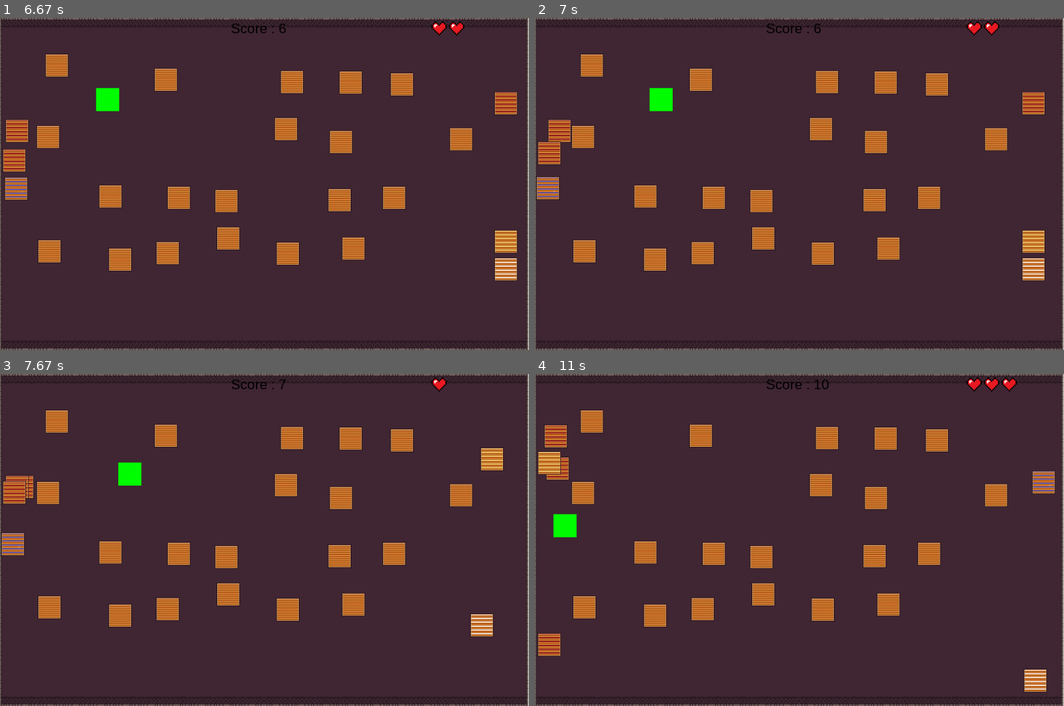
Above: before the commit, frames 1-4 (two rows, left to right).
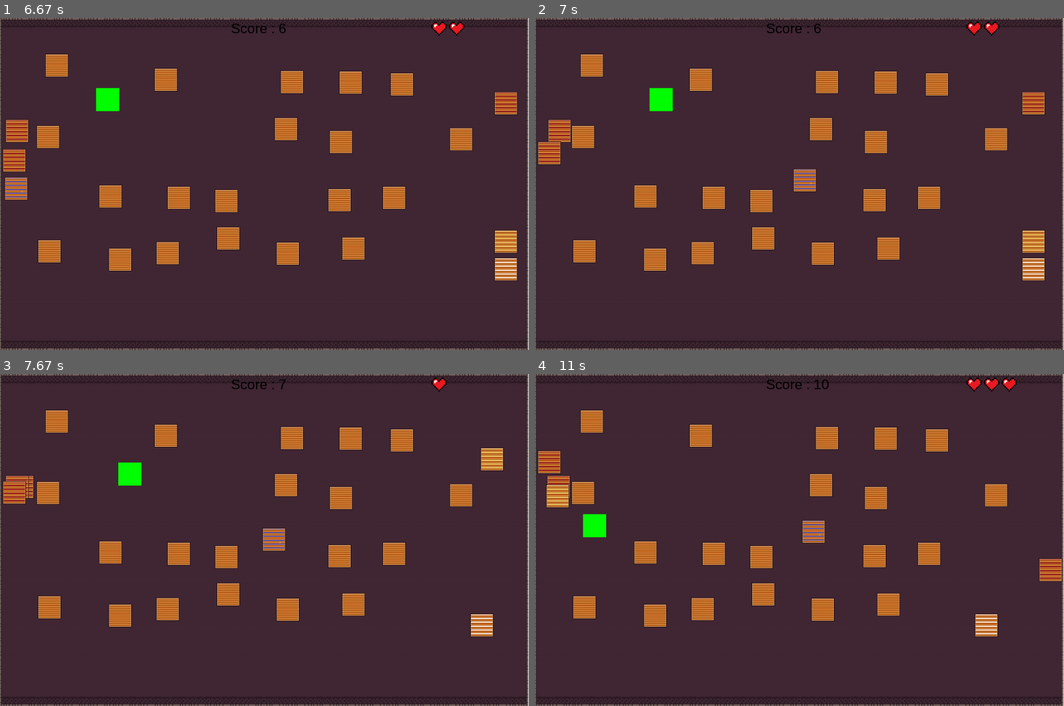
Above: after the commit, the same moments.

Repository: matthieurobert/Projet-ISN
Game: pygame game, started from test_bot.py
The game is run twice, just before and just after one commit, with the same random seed, the same clock (stepped at 60 frames per second) and the same inputs.
Inputs (mouse positions are in pixels of both pictures, inside the frame that each line leads up to):
- Up to frame 1 (6.67 s): click (253, 197) at 0.38 s; tap Enter at 0.67 s; tap A at 1 s; hold Up 1.33-1.8 s; hold W 1.33-1.8 s; hold Right 1.88-2.52 s; hold D 1.88-2.52 s; hold Down 2.55-2.92 s; hold S 2.55-2.92 s; hold Left 2.95-3.42 s; hold A 2.95-3.42 s; tap V at 3.1, 4.43, 5.83 s; hold Right 3.45-3.92 s; hold D 3.45-3.92 s; hold Up 3.95-4.25 s; hold W 3.95-4.25 s; hold Right 4.28-4.75 s; hold D 4.28-4.75 s; hold Left 4.78-5.32 s; hold A 4.78-5.32 s; hold Down 5.35-5.65 s; hold S 5.35-5.65 s; hold Left 5.68-6.08 s; hold A 5.68-6.08 s; tap R at 6.52 s
- Up to frame 2 (7 s): hold Right from 6.85 s (still down); hold D from 6.85 s (still down)
- Up to frame 3 (7.67 s): tap V at 7 s; release Right at 7.48 s; release D at 7.48 s; hold Down from 7.52 s (still down); hold S from 7.52 s (still down)
- Up to frame 4 (11 s): release Down at 7.88 s; release S at 7.88 s; hold Left 7.92-8.38 s; hold A 7.92-8.38 s; hold Right 8.42-8.88 s; hold D 8.42-8.88 s; tap V at 8.57 s; tap R at 10.65 s; hold Left from 10.98 s (still down); hold A from 10.98 s (still down)

Frame 1 is identical in both runs. In frame 2, 0.6% of the frame differs, in the area x 0-54%, y 45-55%; in frame 3, 0.6%; in frame 4, 3.5%, in the area x 0-100%, y 15-96%.

Commit message:
petit changement et update ale_bot

Diff:
--- a/Partie_Clément/musique.py
+++ b/Partie_Clément/musique.py
@@ -16,6 +16,13 @@
     loops = 0
     tir.play(loops, maxtime=0,fade_ms=0)
 
+def musique_tuer_bot():
+
+
+    tuer_bot = pygame.mixer.Sound(r"Partie_Clément/musique_fond/tuer_bot.wav")
+    loops = 0
+    tuer_bot.play(loops, maxtime=0,fade_ms=0)
+
 def musique_fin():
 
     pygame.mixer.stop()
--- a/test_bot.py
+++ b/test_bot.py
@@ -11,6 +11,7 @@
 from Partie_Clément.musique import musique_tir
 from Partie_Clément.musique import musique_fin
 from Partie_Clément.musique import musique_fond
+from Partie_Clément.musique import musique_tuer_bot
 
 
 pygame.init()
@@ -139,8 +140,8 @@
     def update(self):
         self.rand1 = randrange(-3, 4)
         self.rand2 = randrange(-3, 4)
-        if self.rect.left < 5 or self.rect.right > 1100 or self.rect.top < 5 or self.rect.bottom > 640:
-            self.speed = [0,0]
+        if self.rect.left < 5 or self.rect.right > 1130 or self.rect.top < 5 or self.rect.bottom > 640:
+            self.rect = pygame.Rect(550,330,50,50)
         else:
             self.speed = [self.rand1, self.rand2]
         self.rect = self.rect.move(self.speed)
@@ -387,7 +388,38 @@
         if epper_haut.colliderect(follower.rect) or epper_bas.colliderect(follower.rect) or epper_droite.colliderect(follower.rect) or epper_gauche.colliderect(follower.rect) :
             rand = randrange(1,17)
             follower.rect= pygame.Rect(bot_x_y[rand])
-
+            musique_tuer_bot()
+
+        if conteur == 10:
+            pab.speed = [2,0]
+
+        if conteur == 20:
+            pab2.speed =[2,0]
+
+        if conteur == 30:
+            speed = 7
+
+        if conteur == 40:
+            ran.speed = [2,0]
+
+        if conteur == 50:
+            ale.rand1 = randrange(-5,6)
+            ale.rand2 = randrange(-5,6)
+
+        if conteur == 60:
+            speed =6
+
+        if conteur == 70:
+            speed =5
+
+        if conteur == 100:
+            pab.speed =[4,0]
+            pab2.speed =[4,0]
+            ale.rand1 = randrange(-10,10)
+            ale.rand2 = randrange(-10,10)
+            ran.speed = [4,0]
+            speed = 4
+            point_vie = 1
 
         if point_vie == 0 :
             continuer2 = 0
Not shown, added: Partie_Clément/musique_fond/tuer_bot.wav
